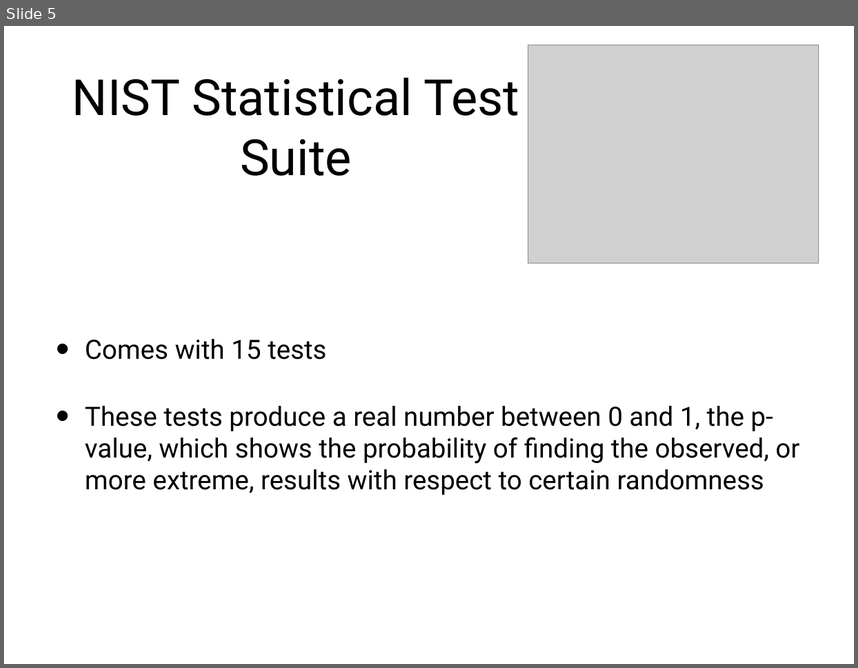
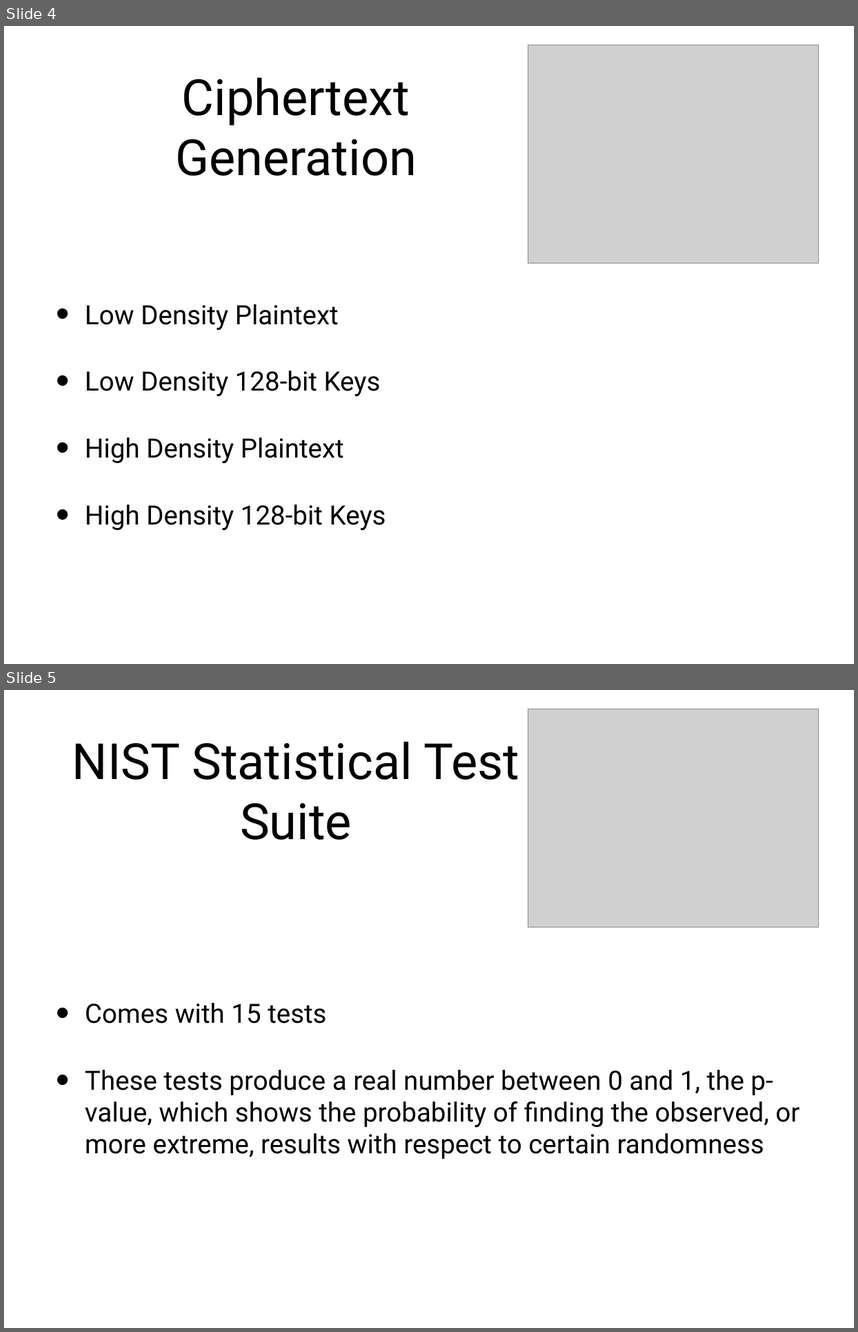
Before and after one commit to drake-smu/MainFrame_7349, a slide deck: reports/presentation.pptx. Shown one above the other, each under a label of ours: slide 5 before the commit, slides 4 and 5 after it. The pictures are 858x668 and 858x1332 pixels, drawn with LibreOffice and Linux fonts; fonts in the diff are those of the drawing; grey boxes stand for pictures. Boxes give left, top, right and bottom in pixels: in the first picture for what was removed or moved away, otherwise in the second. Text is boxed around its words. In the diff, an @@ line names an element or a change of style, - is before the commit and + after.

```diff
--- a/reports/presentation.pptx
+++ b/reports/presentation.pptx
@@ slide 4 added at bbox=[4, 26, 854, 664], background #FFFFFF @@
@@ picture added at bbox=[528, 45, 818, 263] @@
@@ title added at bbox=[175, 78, 417, 176], 60 pt, text #000000 @@
+  Ciphertext Generation
@@ text added at bbox=[85, 304, 386, 530], 32 pt, text #000000 @@
+• Low Density Plaintext
+• Low Density 128-bit Keys
+• High Density Plaintext
+• High Density 128-bit Keys
```
Also in this commit, not shown: 3 slides changed, 2 other slides added, 3 slides removed.
